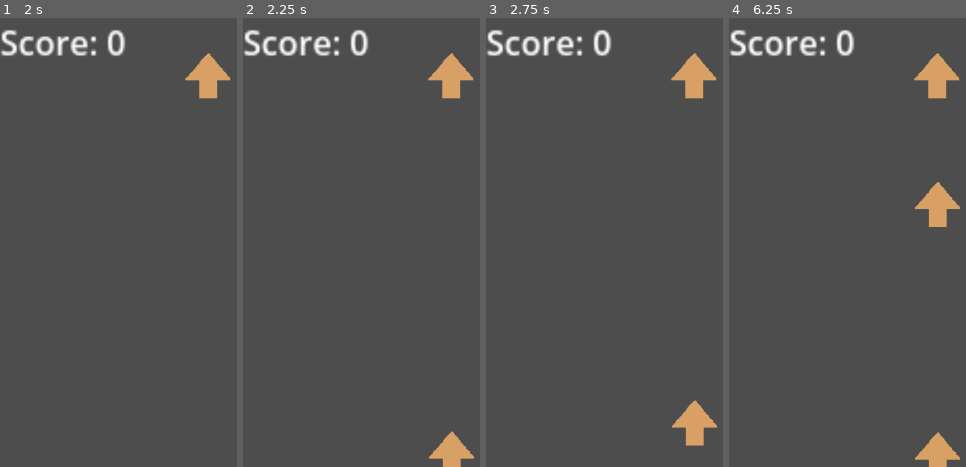
Above: before the commit, frames 1-4 (left to right).
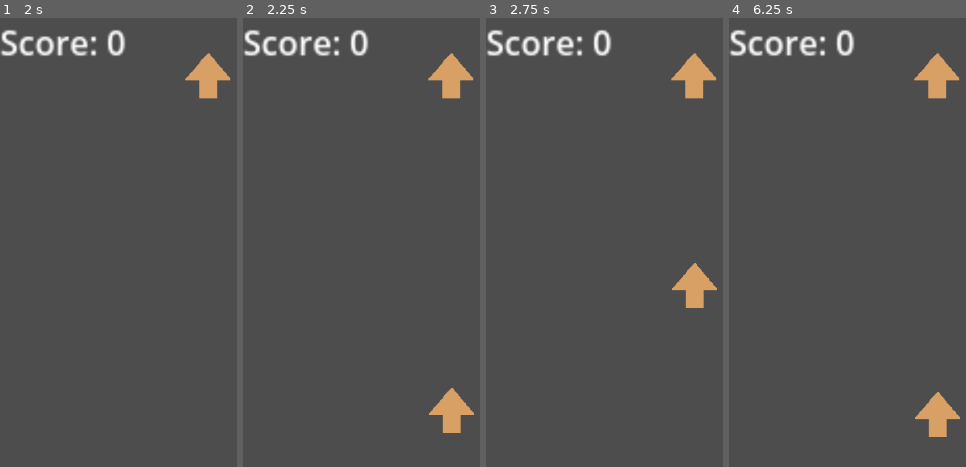
Above: after the commit, the same moments.

Repository: MichelleCDjunaidi/Karen_Simulator
Game: Godot game, scene res://scenes/game.tscn
Two runs of this game, one before a commit and one after it. Both use one fixed random seed, a clock stepped at 60 frames per second and the inputs below.
Inputs:
- Up to frame 1 (2 s): tap Enter at 0.5 s; tap Space at 1.25 s
- Up to frame 2 (2.25 s): tap Enter at 2 s
- Up to frame 3 (2.75 s): no input
- Up to frame 4 (6.25 s): no input

Frame 1 is identical in both runs. In frame 2, 1.7% of the frame differs, in the area x 78-98%, y 82-100%; in frame 3, 1.9%; in frame 4, 2.6%, in the area x 78-98%, y 36-100%.

Commit message:
Button minimal functionality
Idk why the area entered emitter calls the function on start when theres nothing entering the area2d, but it does so just wait until the first arrow moves past first

Diff:
--- a/project.godot
+++ b/project.godot
@@ -12,7 +12,7 @@
 
 config/name="Karen_Simulator"
 run/main_scene="res://scenes/game.tscn"
-config/features=PackedStringArray("4.1", "GL Compatibility")
+config/features=PackedStringArray("4.2", "GL Compatibility")
 config/icon="res://icon.svg"
 
 [display]
@@ -20,6 +20,29 @@
 window/size/viewport_width=1920
 window/size/viewport_height=1080
 
+[input]
+
+up={
+"deadzone": 0.5,
+"events": [Object(InputEventKey,"resource_local_to_scene":false,"resource_name":"","device":-1,"window_id":0,"alt_pressed":false,"shift_pressed":false,"ctrl_pressed":false,"meta_pressed":false,"pressed":false,"keycode":0,"physical_keycode":4194320,"key_label":0,"unicode":0,"echo":false,"script":null)
+]
+}
+down={
+"deadzone": 0.5,
+"events": [Object(InputEventKey,"resource_local_to_scene":false,"resource_name":"","device":-1,"window_id":0,"alt_pressed":false,"shift_pressed":false,"ctrl_pressed":false,"meta_pressed":false,"pressed":false,"keycode":0,"physical_keycode":4194322,"key_label":0,"unicode":0,"echo":false,"script":null)
+]
+}
+left={
+"deadzone": 0.5,
+"events": [Object(InputEventKey,"resource_local_to_scene":false,"resource_name":"","device":-1,"window_id":0,"alt_pressed":false,"shift_pressed":false,"ctrl_pressed":false,"meta_pressed":false,"pressed":false,"keycode":0,"physical_keycode":4194319,"key_label":0,"unicode":0,"echo":false,"script":null)
+]
+}
+right={
+"deadzone": 0.5,
+"events": [Object(InputEventKey,"resource_local_to_scene":false,"resource_name":"","device":-1,"window_id":0,"alt_pressed":false,"shift_pressed":false,"ctrl_pressed":false,"meta_pressed":false,"pressed":false,"keycode":0,"physical_keycode":4194321,"key_label":0,"unicode":0,"echo":false,"script":null)
+]
+}
+
 [rendering]
 
 renderer/rendering_method="gl_compatibility"
--- a/scenes/ArrowButton.tscn
+++ b/scenes/ArrowButton.tscn
@@ -18,6 +18,24 @@
 "speed": 5.0
 }]
 
+[sub_resource type="RectangleShape2D" id="RectangleShape2D_pyeam"]
+
 [node name="ArrowLeftButton" type="AnimatedSprite2D"]
 sprite_frames = SubResource("SpriteFrames_umpa8")
 script = ExtResource("3_vevw5")
+
+[node name="PerfectArea" type="Area2D" parent="."]
+
+[node name="CollisionShape2D" type="CollisionShape2D" parent="PerfectArea"]
+shape = SubResource("RectangleShape2D_pyeam")
+
+[node name="GoodArea" type="Area2D" parent="."]
+
+[node name="CollisionShape2D" type="CollisionShape2D" parent="GoodArea"]
+scale = Vector2(1, 2.68)
+shape = SubResource("RectangleShape2D_pyeam")
+
+[connection signal="area_entered" from="PerfectArea" to="." method="_on_PerfectArea_area_entered"]
+[connection signal="area_exited" from="PerfectArea" to="." method="_on_PerfectArea_area_exited"]
+[connection signal="area_entered" from="GoodArea" to="." method="_on_GoodArea_area_entered"]
+[connection signal="area_exited" from="GoodArea" to="." method="_on_GoodArea_area_exited"]
--- a/scenes/ArrowNote.tscn
+++ b/scenes/ArrowNote.tscn
@@ -1,27 +1,45 @@
-[gd_scene load_steps=5 format=3 uid="uid://bgix75oefke2t"]
+[gd_scene load_steps=7 format=3 uid="uid://bgix75oefke2t"]
 
-[ext_resource type="SpriteFrames" uid="uid://cncy8xg5qljv" path="res://frames/orange_arrows.tres" id="1_g6gx2"]
+[ext_resource type="Texture2D" uid="uid://bex1mf5tvp50i" path="res://frames/arrow-1.png" id="1_hhd8d"]
+[ext_resource type="Texture2D" uid="uid://bddqli8lyxeui" path="res://frames/hand.png" id="3_1acme"]
 [ext_resource type="Script" path="res://scripts/ArrowNote.gd" id="3_cwpne"]
 
-[sub_resource type="RectangleShape2D" id="RectangleShape2D_d3m5t"]
-size = Vector2(5, 69.5625)
+[sub_resource type="SpriteFrames" id="SpriteFrames_uwbcj"]
+animations = [{
+"frames": [{
+"duration": 1.0,
+"texture": ExtResource("1_hhd8d")
+}],
+"loop": true,
+"name": &"default",
+"speed": 5.0
+}]
 
-[sub_resource type="RectangleShape2D" id="RectangleShape2D_13txc"]
-size = Vector2(5, 38)
+[sub_resource type="RectangleShape2D" id="RectangleShape2D_maptk"]
 
-[node name="ArrowNote" type="AnimatedSprite2D"]
-sprite_frames = ExtResource("1_g6gx2")
+[sub_resource type="SpriteFrames" id="SpriteFrames_3dubm"]
+animations = [{
+"frames": [{
+"duration": 1.0,
+"texture": ExtResource("3_1acme")
+}],
+"loop": true,
+"name": &"default",
+"speed": 5.0
+}]
+
+[node name="Area2D" type="Area2D"]
 script = ExtResource("3_cwpne")
 
-[node name="GoodArea" type="Area2D" parent="."]
+[node name="AnimatedSprite2D" type="AnimatedSprite2D" parent="."]
+sprite_frames = SubResource("SpriteFrames_uwbcj")
 
-[node name="CollisionShape2D" type="CollisionShape2D" parent="GoodArea"]
-shape = SubResource("RectangleShape2D_d3m5t")
+[node name="CollisionShape2D" type="CollisionShape2D" parent="."]
+scale = Vector2(1.56332, 1.56332)
+shape = SubResource("RectangleShape2D_maptk")
 
-[node name="PerfectArea" type="Area2D" parent="."]
-
-[node name="CollisionShape2D" type="CollisionShape2D" parent="PerfectArea"]
-shape = SubResource("RectangleShape2D_13txc")
-
-[connection signal="area_entered" from="GoodArea" to="." method="_on_GoodArea_area_entered"]
-[connection signal="area_entered" from="PerfectArea" to="." method="_on_PerfectArea_area_entered"]
+[node name="Hand" type="AnimatedSprite2D" parent="."]
+visible = false
+position = Vector2(724, 436)
+scale = Vector2(0.260275, 0.260275)
+sprite_frames = SubResource("SpriteFrames_3dubm")
--- a/scripts/ArrowButton.gd
+++ b/scripts/ArrowButton.gd
@@ -18,33 +18,42 @@
 			if current_note != null:
 				if perfect:
 					get_parent().increment_score(3)
-					current_note.destroy(3)
+					print("perfect, " , current_note)
+					current_note.hit()
 				elif good:
 					get_parent().increment_score(2)
-					current_note.destroy(2)
+					print("good, " , current_note)
+					current_note.hit()
 				elif okay:
 					get_parent().increment_score(1)
-					current_note.destroy(1)
+					current_note.hit()
 				_reset()
 			else:
 				get_parent().increment_score(0)
 		if event.is_action_pressed(input):
 			frame = 1
 		elif event.is_action_released(input):
-			$PushTimer.start()
+			frame = 0
 
 func _on_PerfectArea_area_entered(area):
 	perfect = true
+	print("hello")
+	current_note = area
 
 func _on_PerfectArea_area_exited(area):
 	perfect = false
+	print("byebye")
+	current_note = null
 
 func _on_GoodArea_area_entered(area):
 	good = true
+	print("hihi")
+	current_note = area
 
 func _on_GoodArea_area_exited(area):
 	good = false
-
+	print("byeeeee")
+	current_note = null
 
 func _on_PushTimer_timeout():
 	frame = 0
@@ -54,3 +63,10 @@
 	perfect = false
 	good = false
 	okay = false
+
+
+
+
+
+func _on_perfect_area_area_entered(area):
+	pass # Replace with function body.
--- a/scripts/ArrowNote.gd
+++ b/scripts/ArrowNote.gd
@@ -1,5 +1,6 @@
-extends AnimatedSprite2D
-@export var speed = 150
+extends Area2D
+
+@export var speed = 600
 var HUDNode
 
 # Called when the node enters the scene tree for the first time.
@@ -17,3 +18,7 @@
 # destroying
 		queue_free()
 	pass
+
+func hit():
+	$AnimatedSprite2D.visible = false
+	$Hand.visible = true #placeholder, play animation basically
--- a/scripts/game.gd
+++ b/scripts/game.gd
@@ -1,5 +1,6 @@
 extends Node2D
 
+var score = 0
 
 # Called when the node enters the scene tree for the first time.
 func _ready():
@@ -9,3 +10,7 @@
 # Called every frame. 'delta' is the elapsed time since the previous frame.
 func _process(delta):
 	pass
+
+func increment_score(by):
+	score += by
+	print(score)
Binary file added: frames/hand.png
Not shown, added: frames/hand.png.import
Not shown: 1 places in scenes/ArrowButton.tscn that only renumber resources
